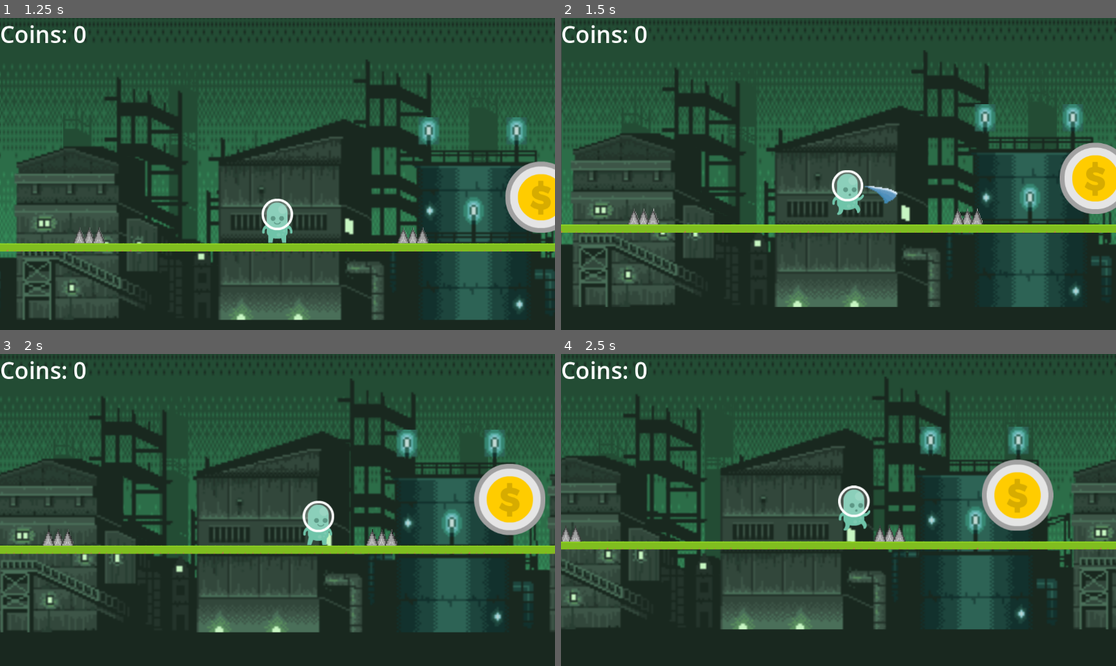
Above: before the commit, frames 1-4 (two rows, left to right).
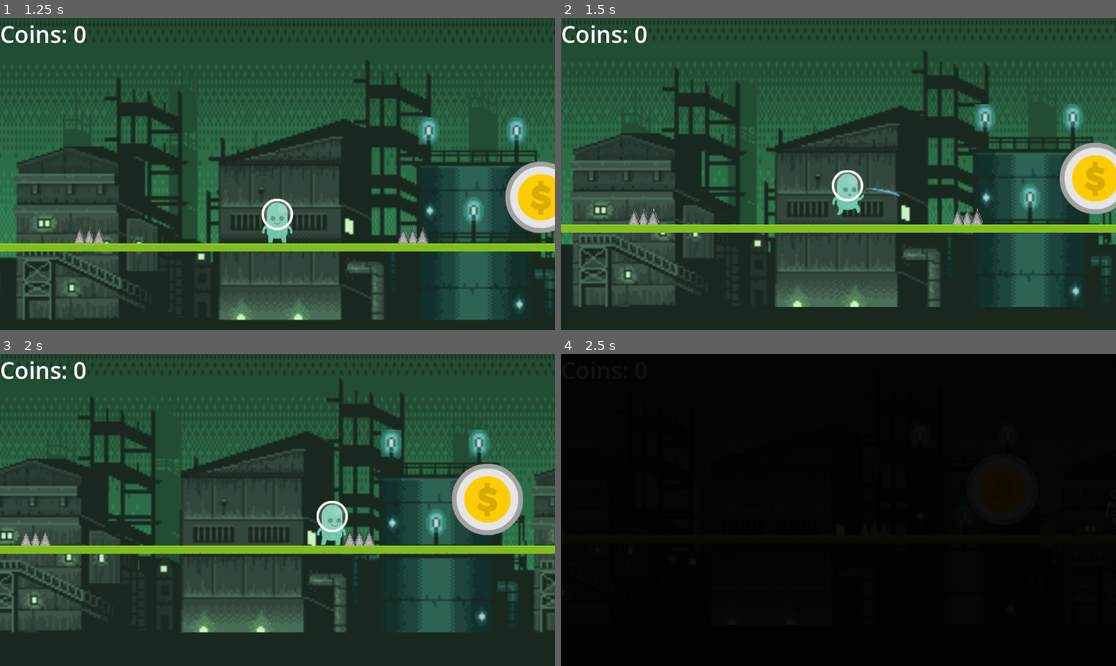
Above: after the commit, the same moments.

Repository: PietPadda/godot-2d-platformer
Game: Godot game, scene res://ui/main_menu.tscn
Two runs of this game, one before a commit and one after it. Both use one fixed random seed, a clock stepped at 60 frames per second and the inputs below.
Inputs:
- Up to frame 1 (1.25 s): click "Play Game" at 0.5 s
- Up to frame 2 (1.5 s): tap Enter (ui_accept) at 1.25 s; hold Right (ui_right) from 1.28 s (still down); tap Ctrl (attack) at 1.35 s
- Up to frame 3 (2 s): keep holding Right (ui_right); tap Enter (ui_accept) at 1.52 s
- Up to frame 4 (2.5 s): keep holding Right (ui_right); tap Ctrl (attack) at 2.1 s; tap Enter (ui_accept) at 2.27 s

Frame 1 is identical in both runs. In frame 2, 0.1% of the frame differs, in the area x 54-62%, y 53-60%; in frame 3, 20%; in frame 4, 100%, in the area x 0-100%, y 0-100%.

Commit message:
feat(player): add hitbox and damage logic to slash attack

Diff:
--- a/godot-2d-platformer/levels/level_2.tscn
+++ b/godot-2d-platformer/levels/level_2.tscn
@@ -2257,7 +2257,6 @@
 script = ExtResource("1_wcjpl")
 
 [node name="Player" parent="." instance=ExtResource("2_5orea")]
-visible = false
 position = Vector2(557, 92)
 
 [node name="TlleMap" type="TileMapLayer" parent="."]
@@ -2266,7 +2265,6 @@
 tile_set = SubResource("TileSet_1bvp3")
 
 [node name="ParallaxBackground" type="ParallaxBackground" parent="."]
-visible = false
 
 [node name="ParallaxLayer" type="ParallaxLayer" parent="ParallaxBackground"]
 motion_scale = Vector2(0.1, 0.1)
--- a/godot-2d-platformer/mob/mob.gd
+++ b/godot-2d-platformer/mob/mob.gd
@@ -200,3 +200,9 @@
 	pellet.global_position = muzzle.global_position
 	# tell pellet which direction
 	pellet.direction = Vector2(direction, 0) # use enemy's direction
+
+# public function the player can call
+func hit():
+	# reuse the same logic as being stomped
+	if not is_stomped:
+		_on_stomp_detector_body_entered(self)
--- a/godot-2d-platformer/mob/mob.tscn
+++ b/godot-2d-platformer/mob/mob.tscn
@@ -191,7 +191,7 @@
 [sub_resource type="CircleShape2D" id="CircleShape2D_pirjb"]
 radius = 332.014
 
-[node name="Mob" type="CharacterBody2D"]
+[node name="Mob" type="CharacterBody2D" groups=["enemies"]]
 collision_layer = 2
 script = ExtResource("1_pirjb")
 
--- a/godot-2d-platformer/player/player.gd
+++ b/godot-2d-platformer/player/player.gd
@@ -23,6 +23,7 @@
 
 # paths
 const JUMP_SOUND = preload("res://assets/audio/player/jump.wav")
+const SLASH_SOUND = preload("res://assets/audio/player/sword_slash.wav")
 
 # movement physics
 func _physics_process(delta):
@@ -53,6 +54,9 @@
 		is_slashing = true # set slash mode
 		slash_effect.visible = is_slashing # visible if slash pressed
 		slash_effect.play("default") # play animation AT attack
+		$SlashEffect/Hitbox/CollisionShape2D.disabled = false # false disable = enable hitbox!
+		sfx_player.stream = SLASH_SOUND # set sfx
+		sfx_player.play() # play sound once
 
 	# HORISONTAL MOVEMENT AND BLOCKING
 	# block on input
@@ -137,3 +141,10 @@
 func _on_slash_effect_animation_finished() -> void:
 	is_slashing = false # return control to player
 	slash_effect.visible = false # hide again
+	$SlashEffect/Hitbox/CollisionShape2D.disabled = true # disable hitbox!
+
+# slash hit enemy
+func _on_hitbox_body_entered(body: Node2D) -> void:
+	# check if enemies group entered slash hitbix AND if has hit function
+	if body.is_in_group("enemies") and body.has_method("hit"):
+		body.slash_hit()
--- a/godot-2d-platformer/player/player.tscn
+++ b/godot-2d-platformer/player/player.tscn
@@ -94,8 +94,11 @@
 }],
 "loop": false,
 "name": &"default",
-"speed": 13.0
+"speed": 20.0
 }]
+
+[sub_resource type="RectangleShape2D" id="RectangleShape2D_2ieo8"]
+size = Vector2(43.1111, 52.4444)
 
 [sub_resource type="RectangleShape2D" id="RectangleShape2D_8t03j"]
 size = Vector2(40, 87)
@@ -123,6 +126,12 @@
 scale = Vector2(2.25, 2.25)
 sprite_frames = SubResource("SpriteFrames_32hag")
 
+[node name="Hitbox" type="Area2D" parent="SlashEffect"]
+
+[node name="CollisionShape2D" type="CollisionShape2D" parent="SlashEffect/Hitbox"]
+position = Vector2(-3.77777, -5.77778)
+shape = SubResource("RectangleShape2D_2ieo8")
+
 [node name="Shield" type="Area2D" parent="."]
 position = Vector2(31, 20)
 collision_mask = 2
@@ -136,4 +145,5 @@
 shape = SubResource("RectangleShape2D_8t03j")
 
 [connection signal="animation_finished" from="SlashEffect" to="." method="_on_slash_effect_animation_finished"]
+[connection signal="body_entered" from="SlashEffect/Hitbox" to="." method="_on_hitbox_body_entered"]
 [connection signal="area_entered" from="Shield" to="." method="_on_shield_area_entered"]
Not shown: 1 places in godot-2d-platformer/player/player.tscn that only renumber resources
Not shown, added: godot-2d-platformer/assets/audio/player/sword_slash.wav
